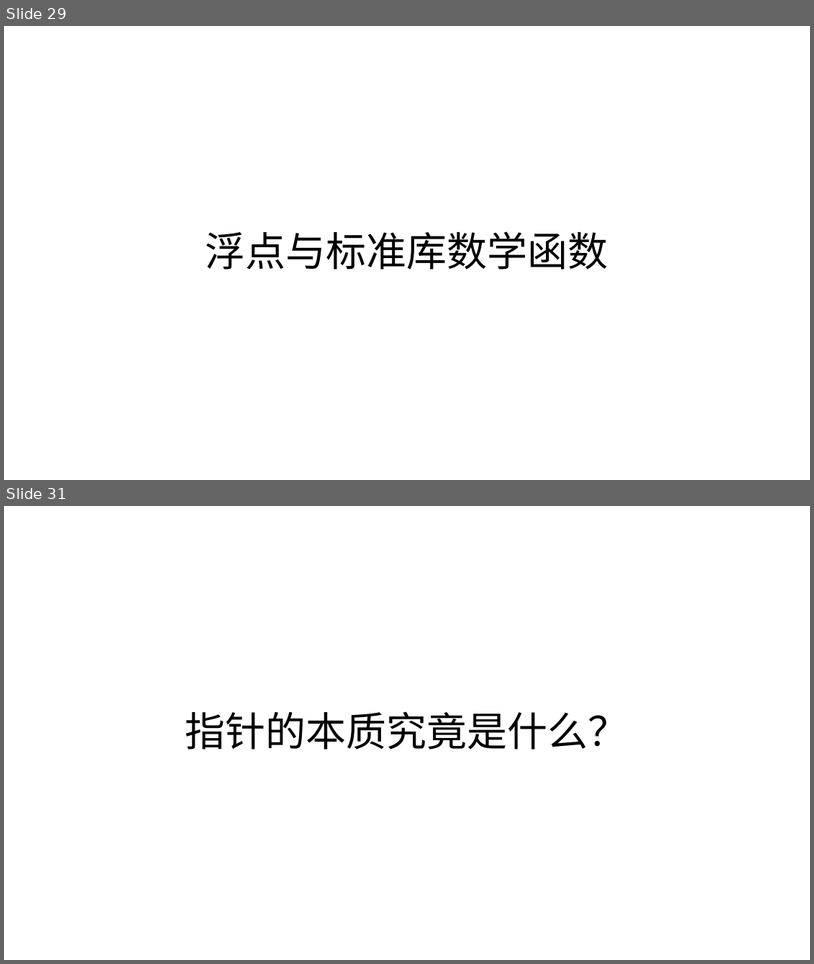
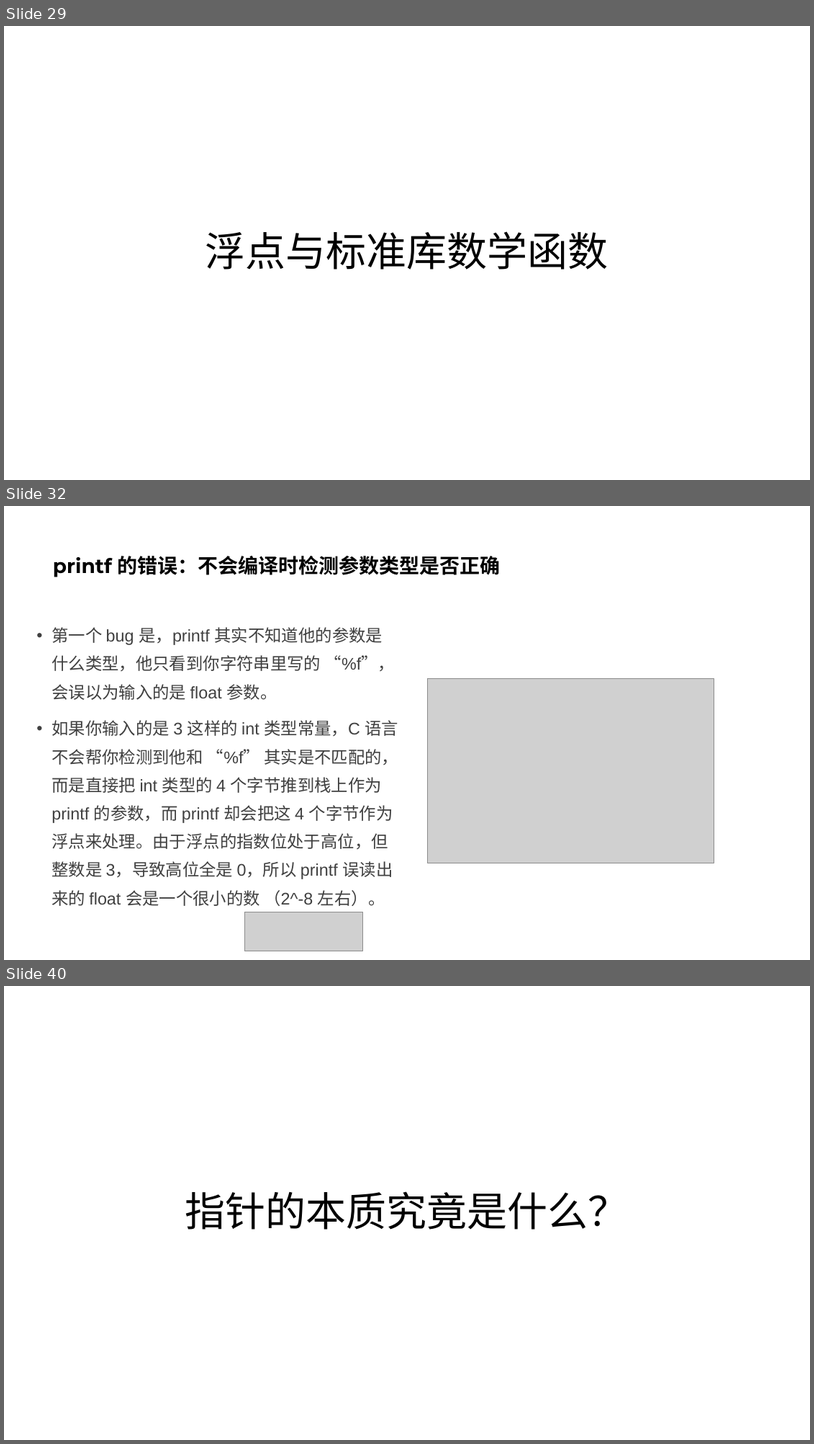
Before and after one commit to parallel101/course, a slide deck: 12/slides.pptx. Shown one above the other, each under a label of ours: slides 29 and 31 before the commit, slides 29, 32 and 40 after it; the slides between them are not shown. The pictures are 814x964 and 814x1444 pixels, drawn with LibreOffice and Linux fonts; fonts in the diff are those of the drawing; grey boxes stand for pictures. Boxes give left, top, right and bottom in pixels: in the first picture for what was removed or moved away, otherwise in the second. Text is boxed around its words. In the diff, an @@ line names an element or a change of style, - is before the commit and + after.

```diff
--- a/12/slides.pptx
+++ b/12/slides.pptx
@@ slide 32 added at (x1=4, y1=506, x2=810, y2=960), background #FFFFFF @@
@@ title added at (x1=53, y1=556, x2=501, y2=577), 24 pt, text #000000, bold @@
+printf 的错误：不会编译时检测参数类型是否正确
@@ text added at (x1=52, y1=627, x2=399, y2=906), 20 pt, text #404040 @@
+• 第一个 bug 是，printf 其实不知道他的参数是什么类型，他只看到你字符串里写的 “%f”，会误以为输入的是 float 参数。
+• 如果你输入的是 3 这样的 int 类型常量，C 语言不会帮你检测到他和 “%f” 其实是不匹配的，而是直接把 int 类型的 4 个字节推到栈上作为 printf 的参数，而 printf 却会把这 4 个字节作为浮点来处理。由于浮点的指数位处于高位，但整数是 3，导致高位全是 0，所以 printf 误读出来的 float 会是一个很小的数 （2^-8 左右）。
@@ picture added at (x1=428, y1=679, x2=714, y2=863) @@
@@ picture added at (x1=244, y1=911, x2=363, y2=951) @@
@@ what was slide 31 is now slide 40 @@
```
Also in this commit, not shown: 1 slide changed, 9 other slides added, 1 slide removed, 16 other files.
